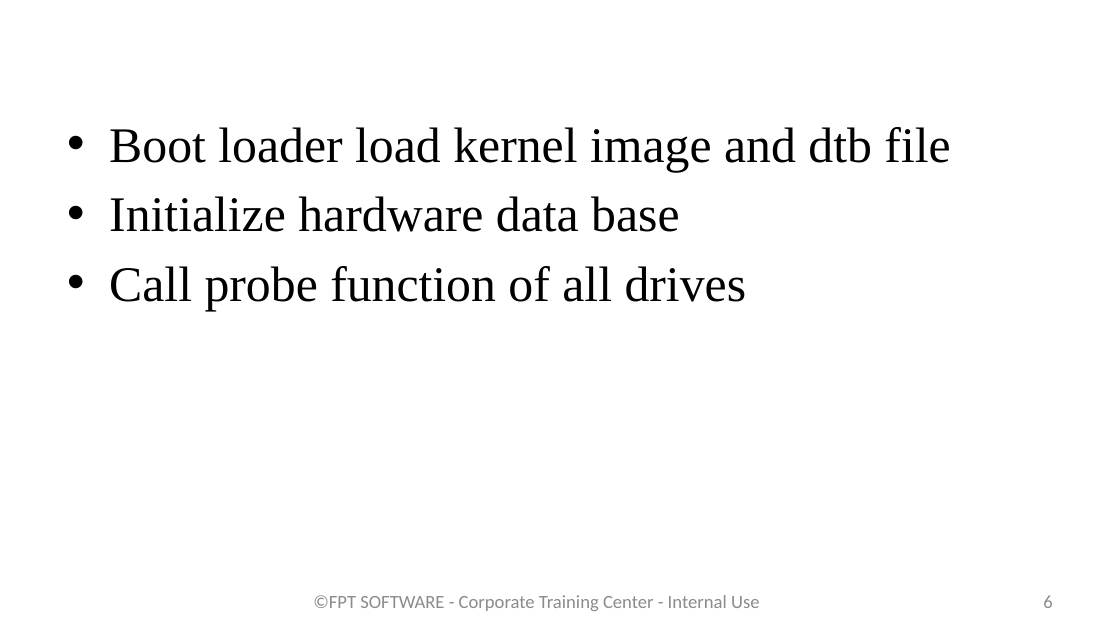
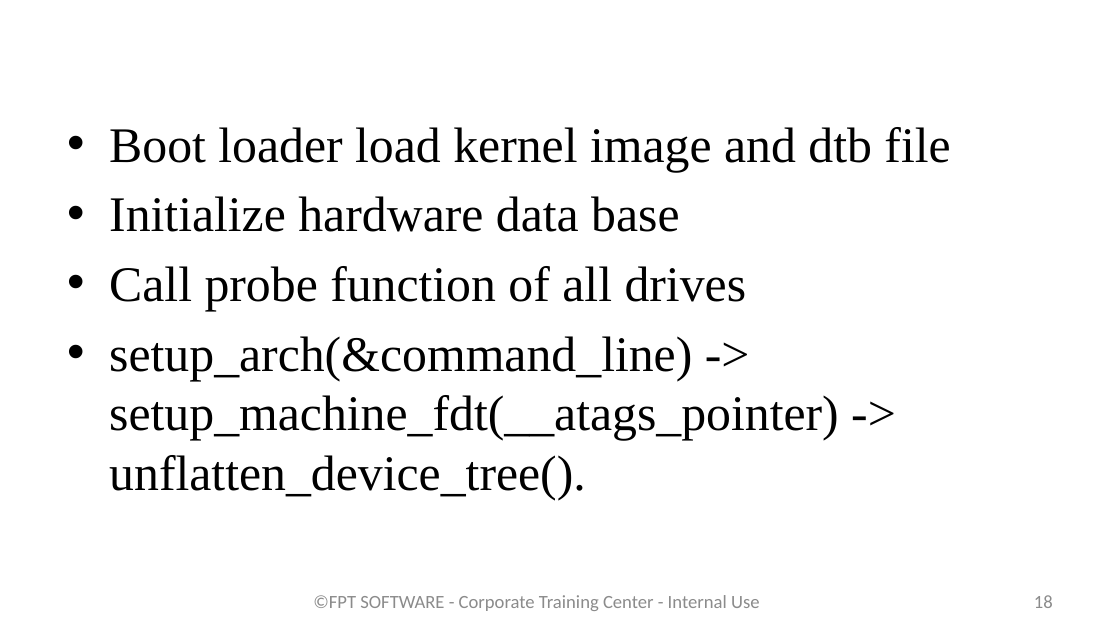
Before and after one commit to phuthodien/training_linux_embedded_v2, a slide deck: slide 18 of Bai 11/Device tree.pptx (slide 6 before the commit). Drawn at 1120x630 pixels with LibreOffice and Linux fonts; fonts in the diff are those of the drawing; background and template pictures are left out. Boxes give left, top, right and bottom in pixels: in the first picture for what was removed or moved away, otherwise in the second. Text is boxed around its words. In the diff, an @@ line names an element or a change of style, - is before the commit and + after.

```diff
--- a/Bai 11/Device tree.pptx
+++ b/Bai 11/Device tree.pptx
@@ text at [109,336,839,500]: paragraph added @@
+• setup_arch(&command_line) -> setup_machine_fdt(__atags_pointer) -> unflatten_device_tree().
@@ page number at [1034,595,1053,608]: text changed @@
-6
+18
```
Also in this commit, not shown: 4 other slides changed, 2 slides added, 2 other files.
